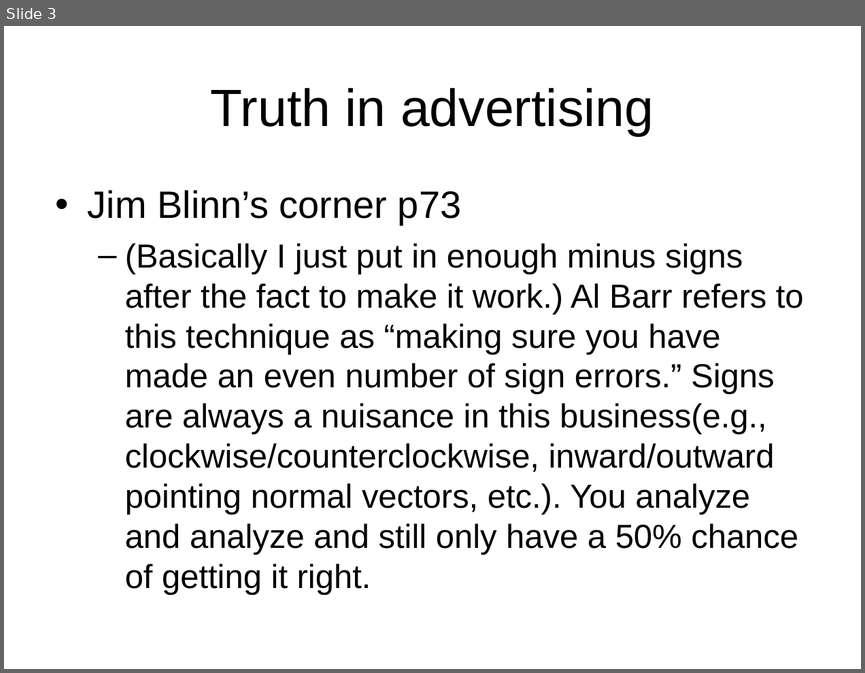
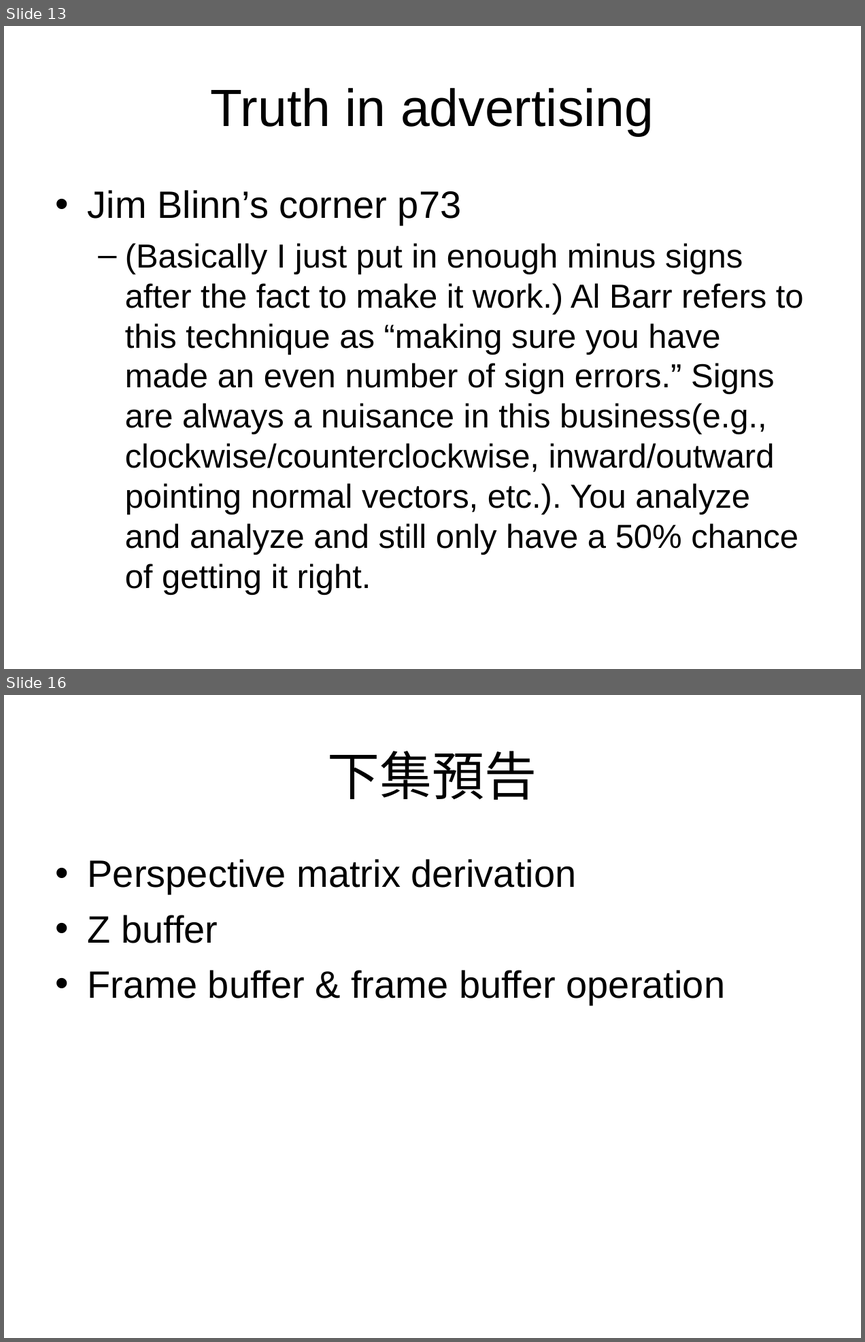
Before and after one commit to ianslayer/gpu_course, a slide deck: course3/Course3.ppt. Shown one above the other, each under a label of ours: slide 3 before the commit, slides 13 and 16 after it; the slides between them are not shown. The pictures are 865x673 and 865x1342 pixels, drawn with LibreOffice and Linux fonts; fonts in the diff are those of the drawing. Boxes give left, top, right and bottom in pixels: in the first picture for what was removed or moved away, otherwise in the second. Text is boxed around its words. In the diff, an @@ line names an element or a change of style, - is before the commit and + after.

```diff
--- a/course3/Course3.ppt
+++ b/course3/Course3.ppt
@@ slide 16 added at (x1=4, y1=695, x2=861, y2=1338), background #FFFFFF @@
@@ title added at (x1=328, y1=751, x2=537, y2=800), 44 pt, text #000000 @@
+下集預告
@@ text added at (x1=88, y1=859, x2=725, y2=1005), 32 pt, text #000000 @@
+• Perspective matrix derivation
+• Z buffer
+• Frame buffer & frame buffer operation
@@ what was slide 3 is now slide 13 @@
```
Also in this commit, not shown: 2 slides changed, 12 other slides added, 2 slides removed, 15 other files.
